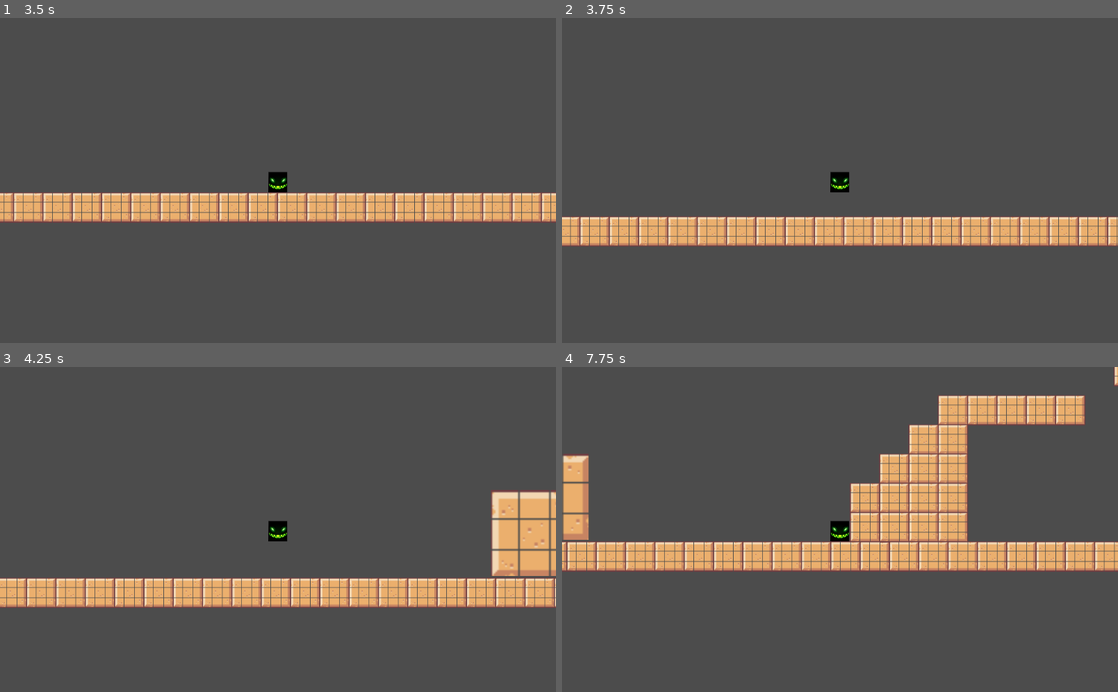
Above: before the commit, frames 1-4 (two rows, left to right).
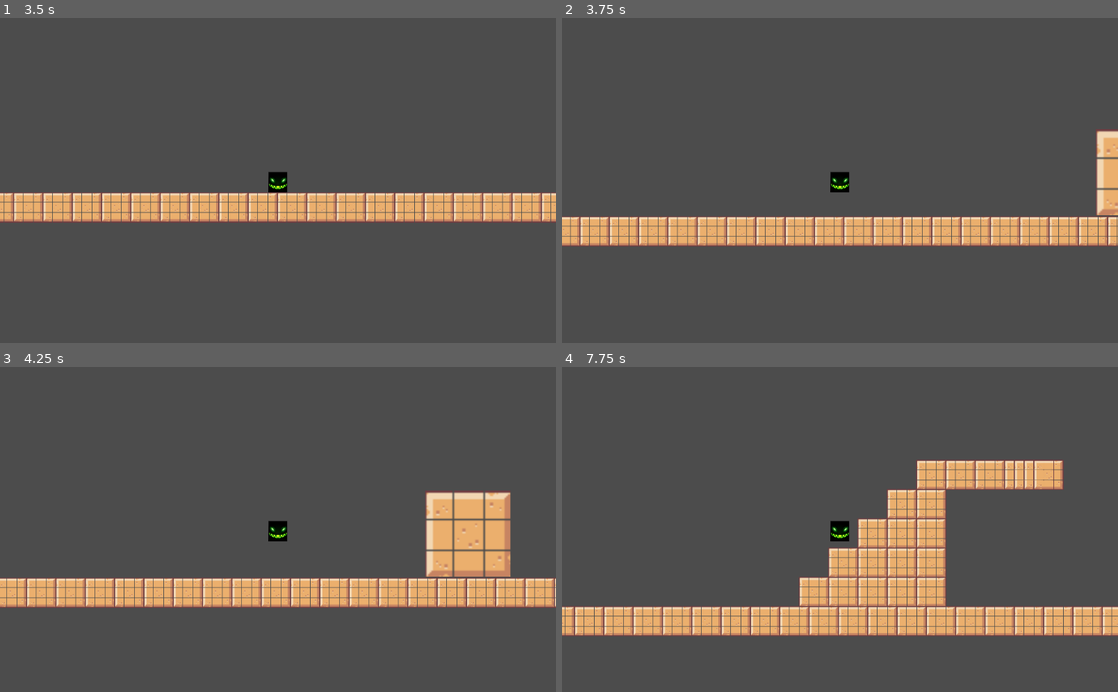
Above: after the commit, the same moments.

Repository: layolabernat/jocgrupal
Game: Godot game, scene res://Joc.tscn
Same seed, same stepped clock (60 frames per second), same inputs: the game is played once before the commit and once after it.
Inputs:
- Up to frame 1 (3.5 s): hold Space (ves_amunt) 0.53-1.28 s; tap Space (ves_amunt) at 1.35, 2.85 s; hold Space (ves_amunt) 2.03-2.78 s
- Up to frame 2 (3.75 s): hold Space (ves_amunt) from 3.53 s (still down)
- Up to frame 3 (4.25 s): keep holding Space (ves_amunt)
- Up to frame 4 (7.75 s): release Space (ves_amunt) at 4.28 s; tap Space (ves_amunt) at 4.35, 5.85, 7.35 s; hold Space (ves_amunt) 5.03-5.78 s; hold Space (ves_amunt) 6.53-7.28 s

Frame 1 is identical in both runs. In frame 2, 1.0% of the frame differs, in the area x 96-100%, y 34-61%; in frame 3, 5.8%; in frame 4, 31%, in the area x 0-100%, y 0-83%.

Commit message:
Update Joc.tscn

Diff:
--- a/Joc.tscn
+++ b/Joc.tscn
@@ -113,7 +113,7 @@
 tile_set = SubResource( 1 )
 cell_size = Vector2( 18, 18 )
 format = 1
-tile_data = PoolIntArray( -524096, 3, 0, -261959, 3, 0, 167, 3, 0, 170, 3, 0, 173, 3, 0, 176, 3, 0, 179, 3, 0, 196772, 3, 0, 196775, 3, 0, 393377, 3, 0, 393380, 3, 0, 393383, 3, 0, 589982, 3, 0, 589985, 3, 0, 589988, 3, 0, 589991, 3, 0, 786590, 3, 0, 786593, 3, 0, 7865 …(2754 unchanged characters)…
+tile_data = PoolIntArray( -720676, 3, 0, -327482, 3, 0, 167, 3, 0, 170, 3, 0, 173, 3, 0, 176, 3, 0, 177, 3, 0, 178, 3, 0, 179, 3, 0, 196772, 3, 0, 196775, 3, 0, 393377, 3, 0, 393380, 3, 0, 393383, 3, 0, 589982, 3, 0, 589985, 3, 0, 589988, 3, 0, 589991, 3, 0, 786587, 3, 0, 786590, 3, 0, 786593, 3, 0, 7865 …(2754 unchanged characters)…
 
 [node name="personatge" parent="." instance=ExtResource( 2 )]
 position = Vector2( 113, 471 )
@@ -123,7 +123,7 @@
 current = true
 
 [node name="Area2D" type="Area2D" parent="."]
-position = Vector2( 2283, 460 )
+position = Vector2( 2162, 461 )
 script = ExtResource( 4 )
 
 [node name="Sprite" type="Sprite" parent="Area2D"]
